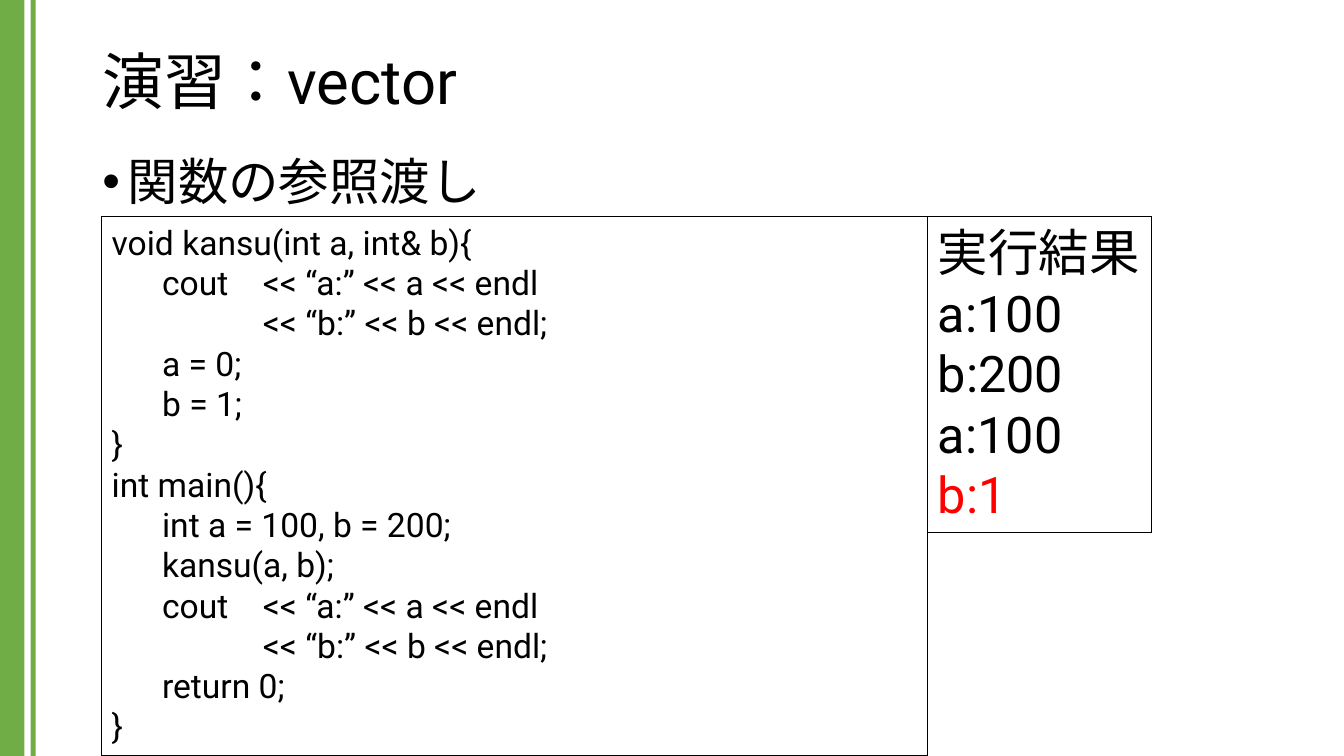
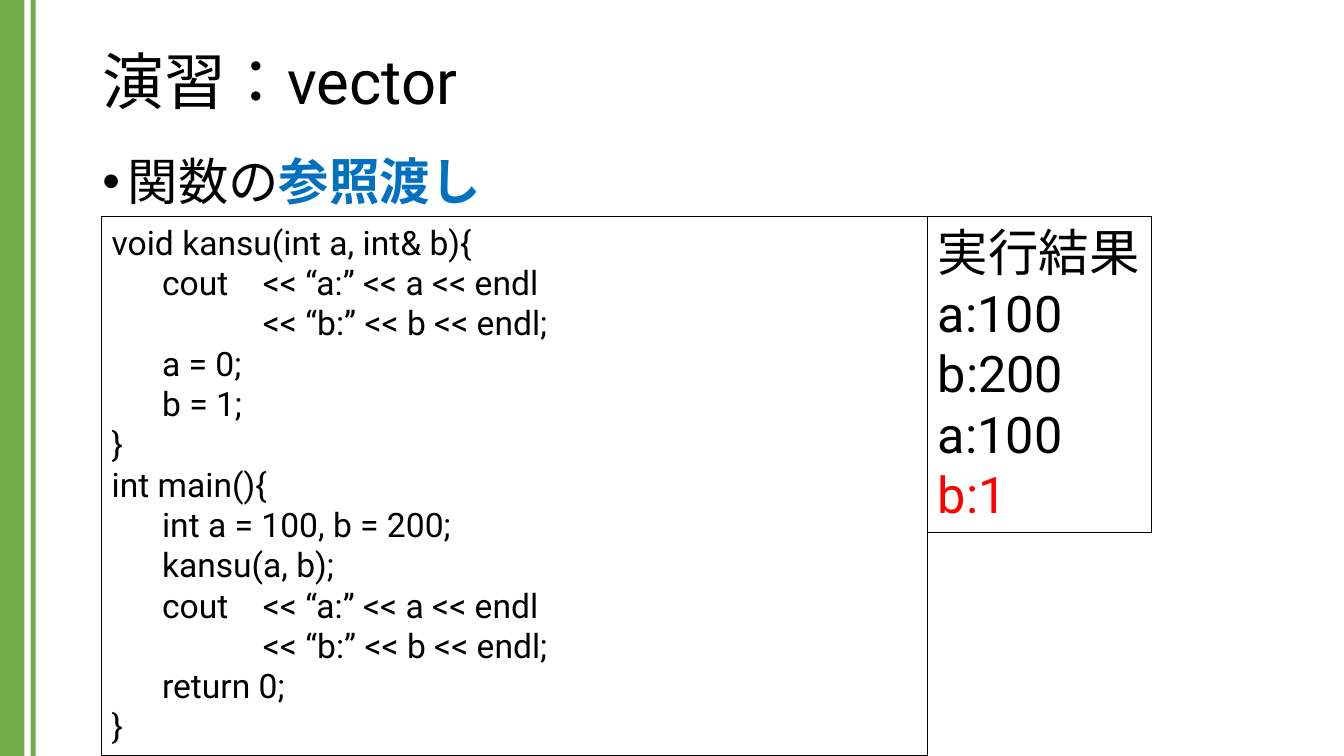
Before and after one commit to kic-murata/cpp2024, a slide deck: slide 10 of 授業資料/演習課題：vector.pptx. Drawn at 1344x756 pixels with LibreOffice and Linux fonts; fonts in the diff are those of the drawing. Boxes give left, top, right and bottom in pixels: in the first picture for what was removed or moved away, otherwise in the second. Text is boxed around its words. In the diff, an @@ line names an element or a change of style, - is before the commit and + after.

```diff
--- a/授業資料/演習課題：vector.pptx
+++ b/授業資料/演習課題：vector.pptx
@@ text "関数の参照渡し" at <box>128,157,481,205</box>: text colour #000000 to #0070C0, bold on in "関数の参照渡し" @@
```
Also in this commit, not shown: 8 other slides changed, 2 slides added.
